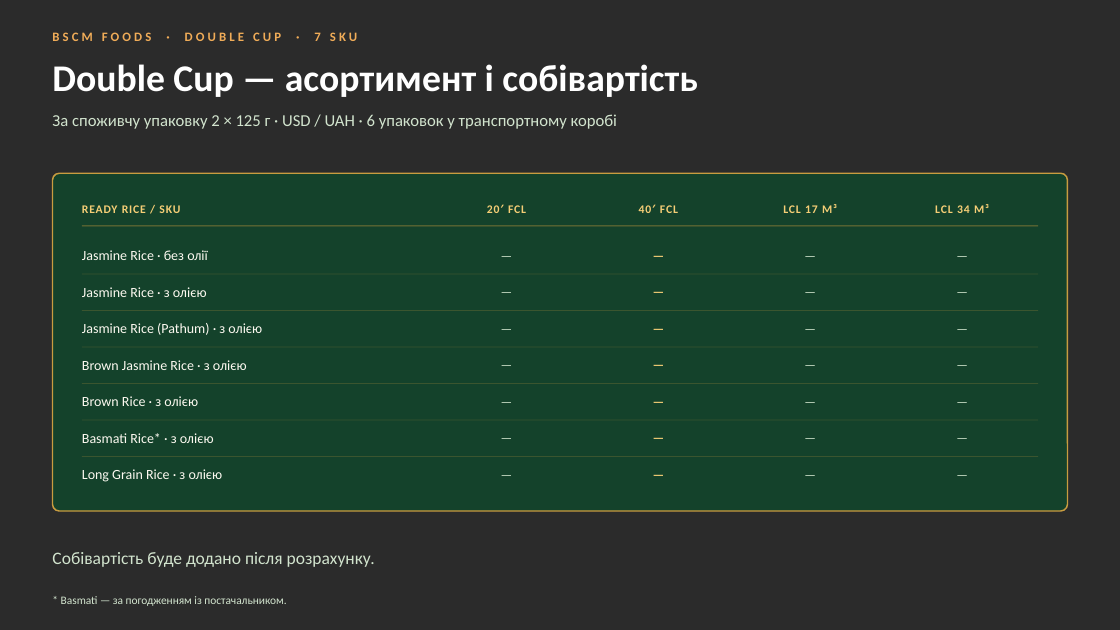
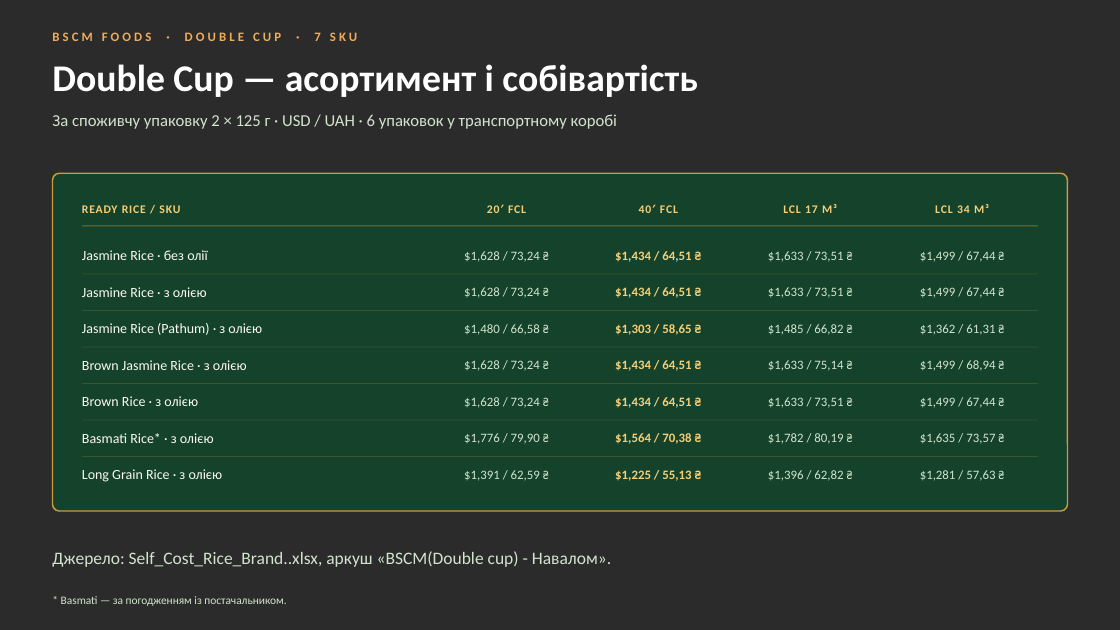
Before and after one commit to IllyaChaplygin/Chaplygin-Illya, a slide deck: slide 12 of RTE_Rice_Suppliers.pptx. Drawn at 1120x630 pixels with LibreOffice and Linux fonts; fonts in the diff are those of the drawing; background and template pictures are left out; a plain dark background stands for a picture behind light text. Boxes give left, top, right and bottom in pixels: in the first picture for what was removed or moved away, otherwise in the second. Text is boxed around its words. In the diff, an @@ line names an element or a change of style, - is before the commit and + after.

```diff
--- a/RTE_Rice_Suppliers.pptx
+++ b/RTE_Rice_Suppliers.pptx
@@ text at box(464, 251, 540, 262): text changed @@
-—
+$1,628 / 73,24 ₴
@@ text at box(615, 251, 691, 262): text changed @@
-—
+$1,434 / 64,51 ₴
@@ text at box(768, 251, 843, 262): text changed @@
-—
+$1,633 / 73,51 ₴
@@ text at box(920, 251, 995, 262): text changed @@
-—
+$1,499 / 67,44 ₴
@@ text at box(464, 287, 540, 298): text changed @@
-—
+$1,628 / 73,24 ₴
@@ text at box(615, 287, 691, 298): text changed @@
-—
+$1,434 / 64,51 ₴
@@ text at box(768, 287, 843, 298): text changed @@
-—
+$1,633 / 73,51 ₴
@@ text at box(920, 287, 995, 298): text changed @@
-—
+$1,499 / 67,44 ₴
@@ text at box(464, 324, 540, 335): text changed @@
-—
+$1,480 / 66,58 ₴
@@ text at box(615, 324, 691, 335): text changed @@
-—
+$1,303 / 58,65 ₴
@@ text at box(768, 324, 843, 335): text changed @@
-—
+$1,485 / 66,82 ₴
@@ text at box(920, 324, 995, 335): text changed @@
-—
+$1,362 / 61,31 ₴
@@ text at box(464, 360, 540, 371): text changed @@
-—
+$1,628 / 73,24 ₴
@@ text at box(615, 360, 691, 371): text changed @@
-—
+$1,434 / 64,51 ₴
@@ text at box(768, 360, 843, 371): text changed @@
-—
+$1,633 / 75,14 ₴
@@ text at box(920, 360, 995, 371): text changed @@
-—
+$1,499 / 68,94 ₴
@@ text at box(464, 397, 540, 408): text changed @@
-—
+$1,628 / 73,24 ₴
@@ text at box(615, 397, 691, 408): text changed @@
-—
+$1,434 / 64,51 ₴
@@ text at box(768, 397, 843, 408): text changed @@
-—
+$1,633 / 73,51 ₴
@@ text at box(920, 397, 995, 408): text changed @@
-—
+$1,499 / 67,44 ₴
@@ text at box(464, 433, 540, 444): text changed @@
-—
+$1,776 / 79,90 ₴
@@ text at box(615, 433, 691, 444): text changed @@
-—
+$1,564 / 70,38 ₴
@@ text at box(768, 433, 843, 444): text changed @@
-—
+$1,782 / 80,19 ₴
@@ text at box(920, 433, 995, 444): text changed @@
-—
+$1,635 / 73,57 ₴
@@ text at box(464, 470, 540, 481): text changed @@
-—
+$1,391 / 62,59 ₴
@@ text at box(615, 470, 691, 481): text changed @@
-—
+$1,225 / 55,13 ₴
@@ text at box(768, 470, 843, 481): text changed @@
-—
+$1,396 / 62,82 ₴
@@ text at box(920, 470, 995, 481): text changed @@
-—
+$1,281 / 57,63 ₴
@@ text at box(52, 551, 611, 567): text changed @@
-Собівартість буде додано після розрахунку.
+Джерело: Self_Cost_Rice_Brand..xlsx, аркуш «BSCM(Double cup) - Навалом».
```
Also in this commit, not shown: 1 other slide changed.
